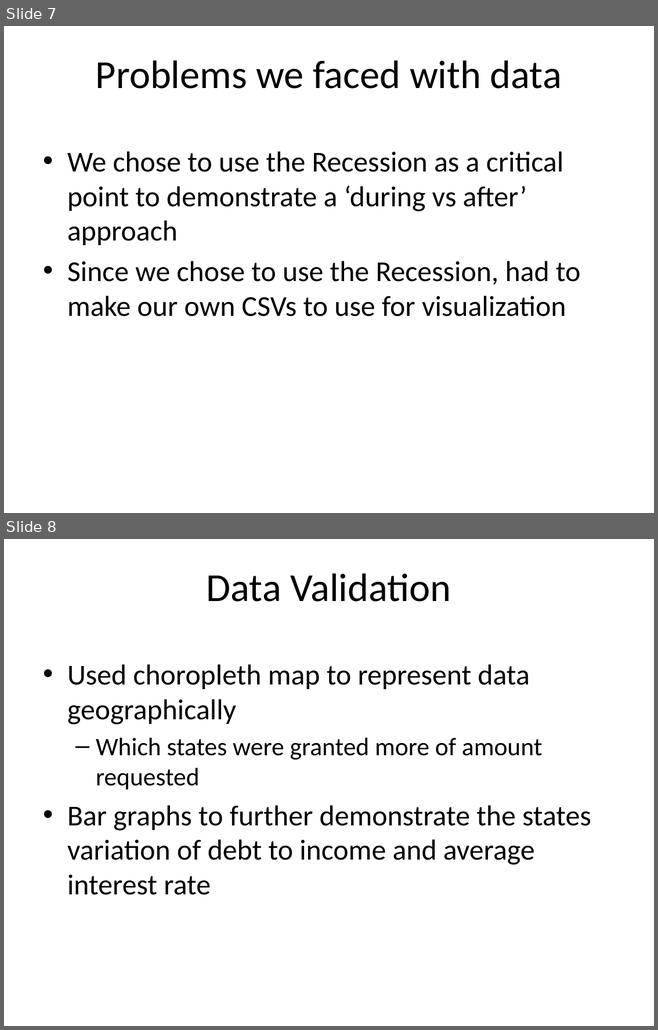
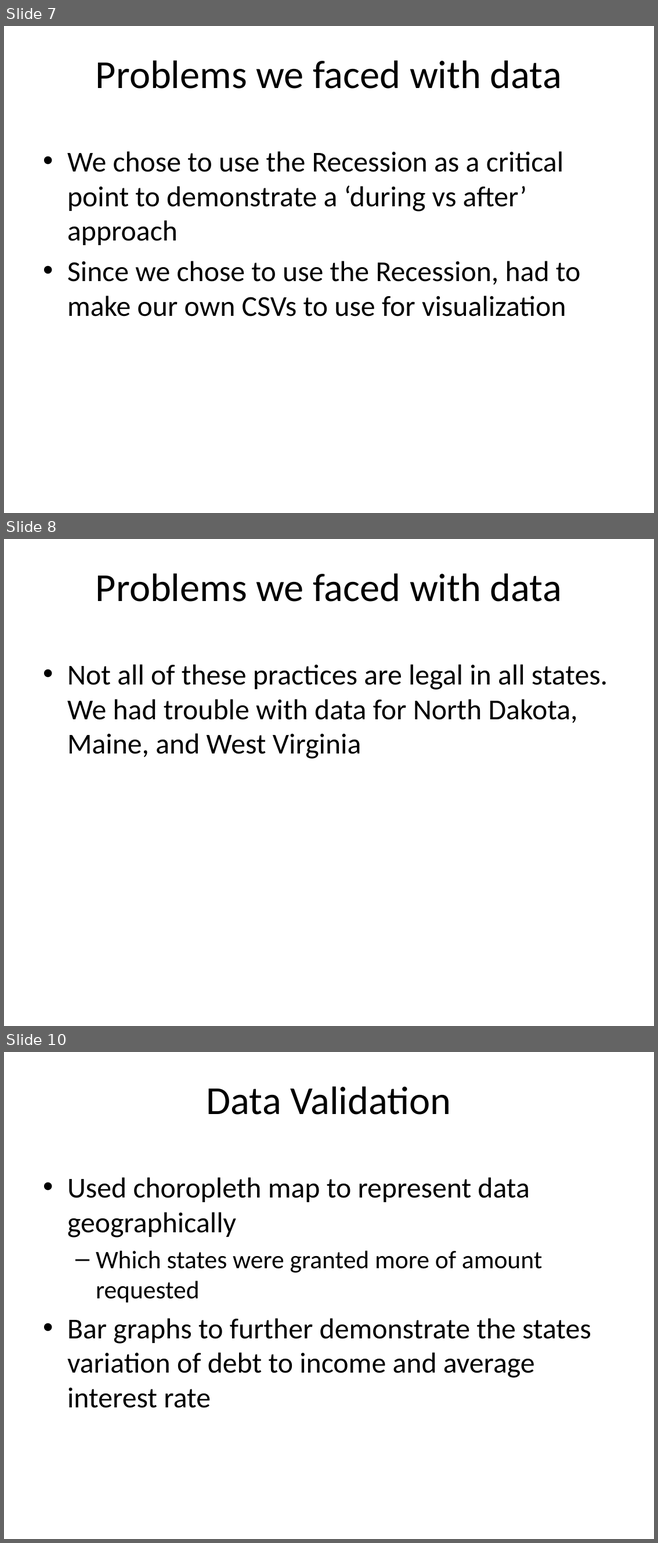
Before and after one commit to Justin-Schneider/CSCE567_GroupThree_Spring17, a slide deck: CSCE567_Final_Pres.pptx. Shown one above the other, each under a label of ours: slides 7 and 8 before the commit, slides 7, 8 and 10 after it; the slides between them are not shown. The pictures are 658x1030 and 658x1543 pixels, drawn with LibreOffice and Linux fonts; fonts in the diff are those of the drawing; background and template pictures are left out. Boxes give left, top, right and bottom in pixels: in the first picture for what was removed or moved away, otherwise in the second. Text is boxed around its words. In the diff, an @@ line names an element or a change of style, - is before the commit and + after.

```diff
--- a/CSCE567_Final_Pres.pptx
+++ b/CSCE567_Final_Pres.pptx
@@ slide 8 added at box(4, 539, 654, 1026), background #FFFFFF @@
@@ title added at box(96, 573, 561, 602), 44 pt, text #000000 @@
+Problems we faced with data
@@ text added at box(67, 664, 607, 759), 32 pt, text #000000 @@
+• Not all of these practices are legal in all states. We had trouble with data for North Dakota, Maine, and West Virginia
@@ what was slide 8 is now slide 10 @@
```
Also in this commit, not shown: 1 other slide added.
